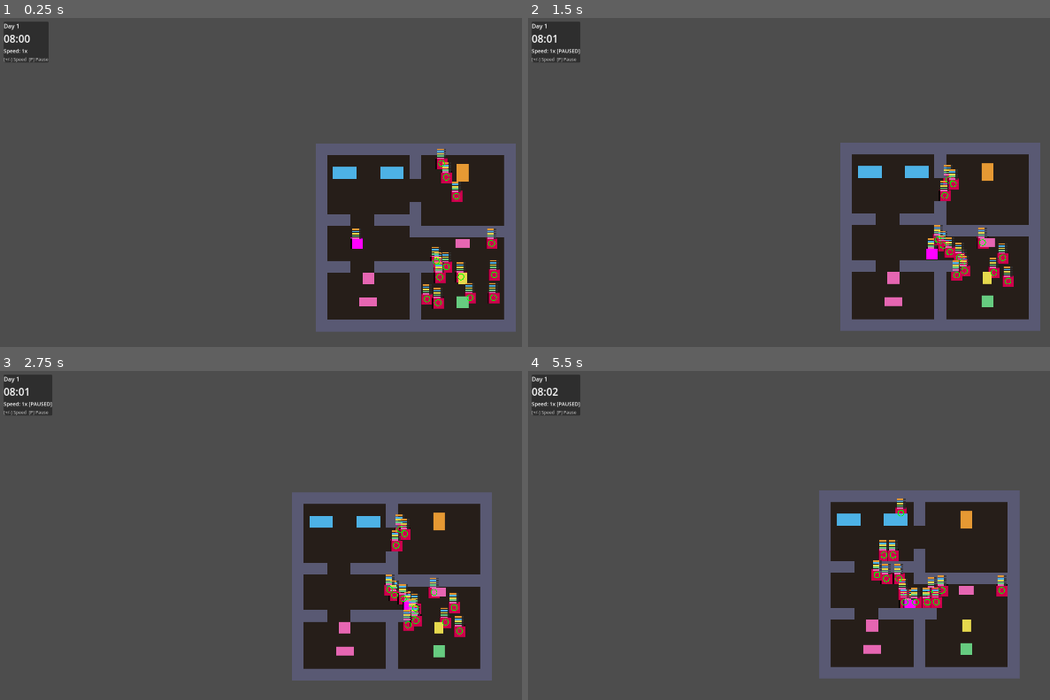
Above: before the commit, frames 1-4 (two rows, left to right).
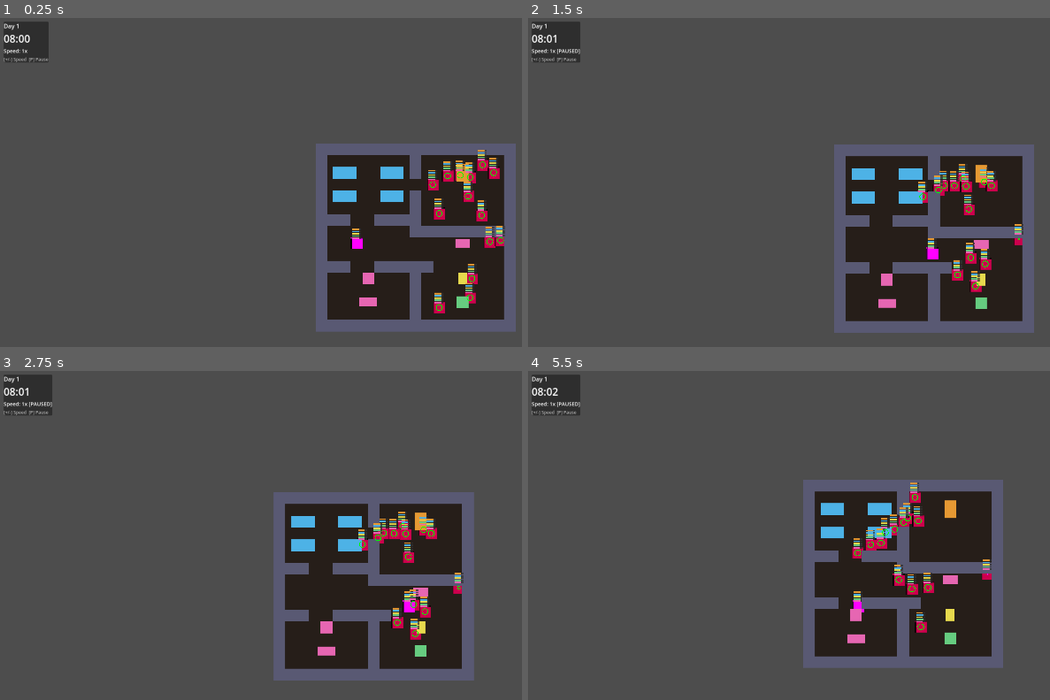
Above: after the commit, the same moments.

Repository: NikkiKoole/simgodot
Game: Godot game, scene res://scenes/main.tscn
Two runs of this game, one before a commit and one after it. Both use one fixed random seed, a clock stepped at 60 frames per second and the inputs below.
Inputs:
- Up to frame 1 (0.25 s): no input
- Up to frame 2 (1.5 s): tap Enter at 0.5 s; hold D (move_right) 0.53-1.28 s; tap E (interact) at 0.6 s; hold S (move_down) from 1.28 s (still down); tap P at 1.35 s
- Up to frame 3 (2.75 s): release S (move_down) at 2.03 s; hold D (move_right) from 2.03 s (still down); tap E (interact) at 2.1 s
- Up to frame 4 (5.5 s): release D (move_right) at 2.78 s; hold W (move_up) 2.78-3.53 s; tap P at 2.85, 4.35 s; hold A (move_left) 3.53-5.03 s; tap E (interact) at 3.6, 5.1 s; hold S (move_down) from 5.03 s (still down)

The runs differ from the first frame. In frame 1, 2.6% of the frame differs, in the area x 63-97%, y 39-90%; in frame 2, 7.6%; in frame 3, 12%; in frame 4, 16%, in the area x 52-95%, y 33-94%.

Commit message:
Fix NPCs not releasing objects when interrupted
- NPCs now properly call _stop_using_object() when pathfinding to a new object
- This fixes beds/objects staying 'in use' forever when NPC is interrupted
- Added debug logging to interactable_object for tracking use/release
- Added auto-fix for orphaned 'in use' state (occupied but no user)
- Object use timer now uses game_delta instead of real delta
- NPCs stop using objects early when motive reaches 90%

Diff:
--- a/scenes/objects/bed.tscn
+++ b/scenes/objects/bed.tscn
@@ -10,9 +10,9 @@
 collision_mask = 3
 script = ExtResource("1_interactable")
 advertisements = {
-1: 50.0
+1: 0.83
 }
-use_duration = 8.0
+use_duration = 120.0
 
 [node name="Sprite2D" type="ColorRect" parent="."]
 offset_left = -32.0
--- a/scripts/interactable_object.gd
+++ b/scripts/interactable_object.gd
@@ -36,6 +36,18 @@
 	# Connect area signals for collision detection
 	body_entered.connect(_on_body_entered)
 	body_exited.connect(_on_body_exited)
+
+func _process(_delta: float) -> void:
+	# Debug: check for orphaned "in use" state
+	if is_occupied and current_user == null:
+		print("[Object ", name, "] BUG: occupied but no user!")
+		is_occupied = false
+		sprite.color = original_color
+	elif is_occupied and not is_instance_valid(current_user):
+		print("[Object ", name, "] BUG: user was freed!")
+		is_occupied = false
+		current_user = null
+		sprite.color = original_color
 
 func _on_body_entered(body: Node2D) -> void:
 	# Check if the body can interact (has motives)
@@ -98,9 +110,11 @@
 ## Start using this object
 func start_use(user: Node2D) -> bool:
 	if is_occupied:
+		print("[Object ", name, "] start_use FAILED - already occupied by ", current_user)
 		return false
 	# Allow use if reserved by this user or not reserved
 	if is_reserved and reserved_by != user:
+		print("[Object ", name, "] start_use FAILED - reserved by ", reserved_by)
 		return false
 
 	is_occupied = true
@@ -110,15 +124,20 @@
 	reserved_by = null
 	sprite.color = IN_USE_COLOR
 	interaction_started.emit(user)
+	print("[Object ", name, "] start_use SUCCESS by ", user)
 	return true
 
 ## Stop using this object
 func stop_use(user: Node2D) -> void:
+	print("[Object ", name, "] stop_use called by ", user, " current_user=", current_user)
 	if current_user == user:
 		is_occupied = false
 		current_user = null
 		sprite.color = original_color
 		interaction_finished.emit(user)
+		print("[Object ", name, "] stop_use SUCCESS - now free")
+	else:
+		print("[Object ", name, "] stop_use IGNORED - user mismatch")
 
 ## Get the interaction position (where entity should stand/sit)
 func get_interaction_position() -> Vector2:
--- a/scripts/level.gd
+++ b/scripts/level.gd
@@ -25,7 +25,7 @@
 #       #       #
 # B   B #   F   #
 #               #
-#               #
+# B   B #       #
 #       #       #
 ###  ####       #
 #       #########
--- a/scripts/npc.gd
+++ b/scripts/npc.gd
@@ -170,7 +170,6 @@
 	var avoidance := _calculate_avoidance()
 	if stuck_timer > stuck_threshold:
 		avoidance = Vector2.ZERO  # No avoidance when stuck
-		print("[NPC ", npc_id, "] STUCK! timer=", stuck_timer, " radius=", current_collision_radius)
 
 	# Check if stuck (not making meaningful progress toward goal)
 	var progress_toward_goal := last_position.distance_to(target_pos) - global_position.distance_to(target_pos)
@@ -303,6 +302,10 @@
 	return best_object
 
 func _pathfind_to_object(obj: InteractableObject) -> void:
+	# Stop using current object if we were using one
+	if current_state == State.USING_OBJECT:
+		_stop_using_object()
+
 	# Cancel any existing reservation first
 	_cancel_current_reservation()
 
@@ -407,11 +410,24 @@
 		var rate: float = target_object.get_fulfillment_rate(motive_type)
 		motives.fulfill(motive_type, rate * game_delta)
 
-	# Object use timer runs on real time
-	object_use_timer -= delta
+	# Object use timer runs on game time
+	object_use_timer -= game_delta
 	if object_use_timer <= 0.0:
 		print("[NPC ", npc_id, "] Timer done, stopping use")
 		_stop_using_object()
+	# Also stop early if the motive is fully satisfied
+	elif _is_motive_satisfied():
+		print("[NPC ", npc_id, "] Motive satisfied, stopping early")
+		_stop_using_object()
+
+func _is_motive_satisfied() -> bool:
+	if target_object == null:
+		return true
+	# Check if all motives this object fulfills are above 90%
+	for motive_type in target_object.advertisements:
+		if motives.get_value(motive_type) < 90.0:
+			return false
+	return true
 
 func _stop_using_object() -> void:
 	if target_object != null:
